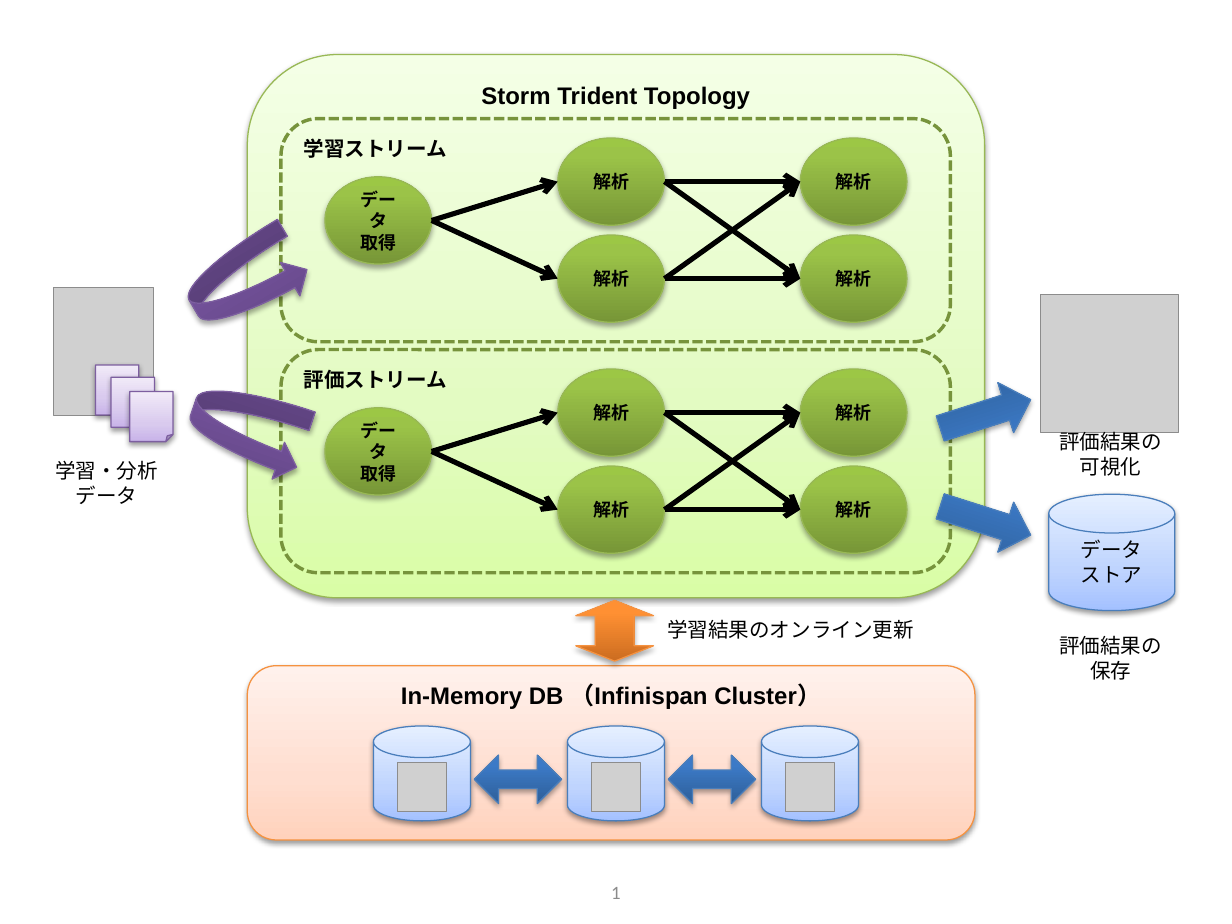
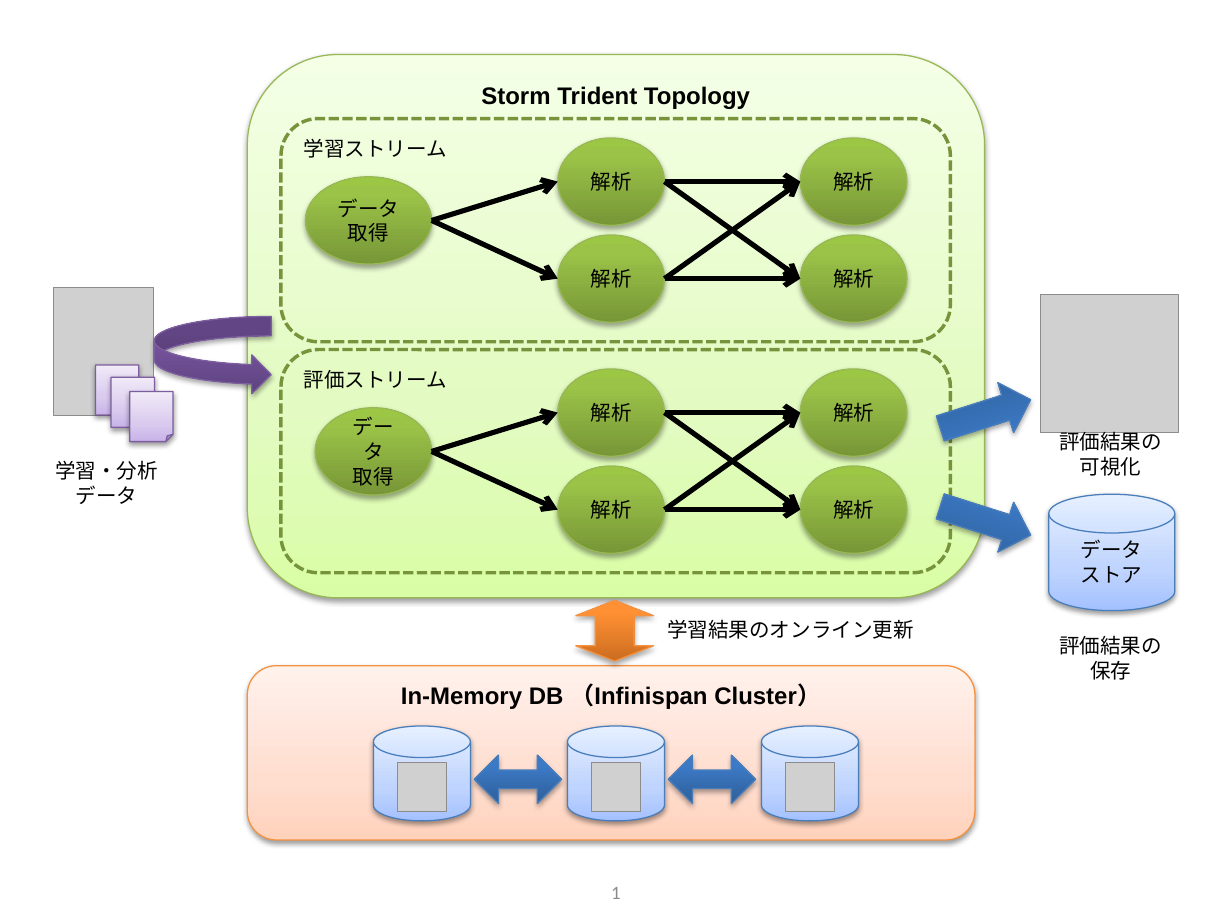
Before and after one commit to acromusashi/acromusashi-stream-ml, a slide deck: slide 1 of images/Figure.pptx. Drawn at 1232x924 pixels with LibreOffice and Linux fonts; fonts in the diff are those of the drawing; grey boxes stand for pictures. Boxes give left, top, right and bottom in pixels: in the first picture for what was removed or moved away, otherwise in the second. Text is boxed around its words. In the diff, an @@ line names an element or a change of style, - is before the commit and + after.

Commit message:
図をアップデート

```diff
--- a/images/Figure.pptx
+++ b/images/Figure.pptx
@@ rounded rectangle "学習ストリーム" at [281, 118, 950, 341]: font Calibri to Noto Sans CJK JP, bold off @@
@@ size 10.5 to 12 pt, font DejaVu Sans to Noto Sans CJK JP, bold off in 10 elements at [558, 138, 665, 225], [558, 235, 665, 323], [801, 138, 908, 225], [801, 235, 908, 323], [558, 370, 665, 457], [558, 466, 665, 553], [801, 370, 908, 457], [801, 466, 908, 553], [315, 408, 431, 495], [306, 177, 431, 265] @@
@@ ellipse "データ 取得": place and size @@
-ellipse "データ 取得" at [325, 177, 432, 265]
+ellipse "データ 取得" at [306, 177, 431, 265]
@@ curved right arrow removed at [177, 220, 317, 346] @@
@@ curved right arrow at [154, 317, 271, 394]: rotation 18 to 0 degrees @@
@@ rounded rectangle "評価ストリーム" at [281, 350, 950, 573]: font Calibri to Noto Sans CJK JP, bold off @@
@@ ellipse "データ 取得": place and size @@
-ellipse "データ 取得" at [325, 408, 432, 495]
+ellipse "データ 取得" at [315, 408, 431, 495]
```
Also in this commit, not shown: 1 other file.
